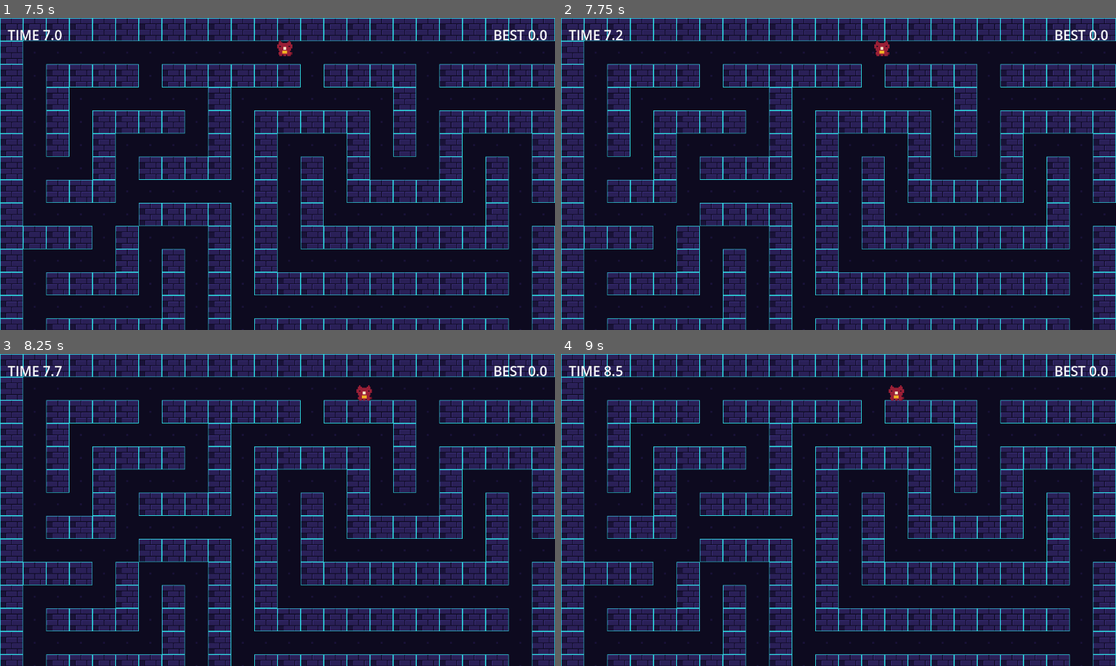
Above: before the commit, frames 1-4 (two rows, left to right).
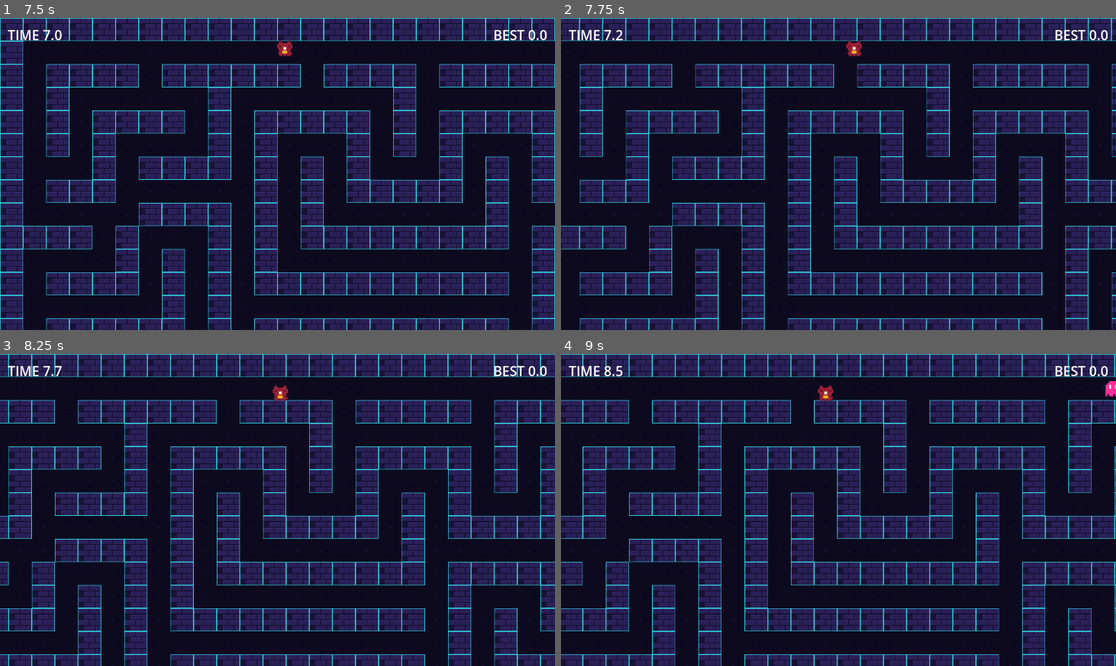
Above: after the commit, the same moments.

Repository: LucasCordova/rival-brains
Game: Godot game, scene res://main.tscn
Same seed, same stepped clock (60 frames per second), same inputs: the game is played once before the commit and once after it.
Inputs:
- Up to frame 1 (7.5 s): tap Space at 0.5 s; hold Up (move_up) 0.53-2.03 s; tap Enter (ui_accept) at 0.77, 1.52, 3.02, 3.77, 4.52, 6.02, 6.77 s; hold Left (move_left) 2.03-3.53 s; hold Down (move_down) 3.53-4.28 s; hold Right (move_right) 4.28-5.03 s; hold Up (move_up) 5.03-5.78 s; hold Right (move_right) from 5.78 s (still down)
- Up to frame 2 (7.75 s): keep holding Right (move_right); tap Enter (ui_accept) at 7.52 s
- Up to frame 3 (8.25 s): release Right (move_right) at 8.03 s; hold Down (move_down) from 8.03 s (still down)
- Up to frame 4 (9 s): release Down (move_down) at 8.78 s; hold Left (move_left) from 8.78 s (still down)

Frame 1 is identical in both runs. In frame 2, 43% of the frame differs, in the area x 0-100%, y 0-100%; in frame 3, 43%; in frame 4, 43%.

Commit message:
demo7 lap 2: a Camera2D follows Blitz, with smoothing and limits

Diff:
--- a/player.tscn
+++ b/player.tscn
@@ -16,3 +16,11 @@
 
 [node name="CollisionShape2D" type="CollisionShape2D" parent="."]
 shape = SubResource("RectangleShape2D_ply")
+
+[node name="Camera2D" type="Camera2D" parent="."]
+limit_left = 0
+limit_top = 0
+limit_right = 1536
+limit_bottom = 864
+position_smoothing_enabled = true
+position_smoothing_speed = 8.0
